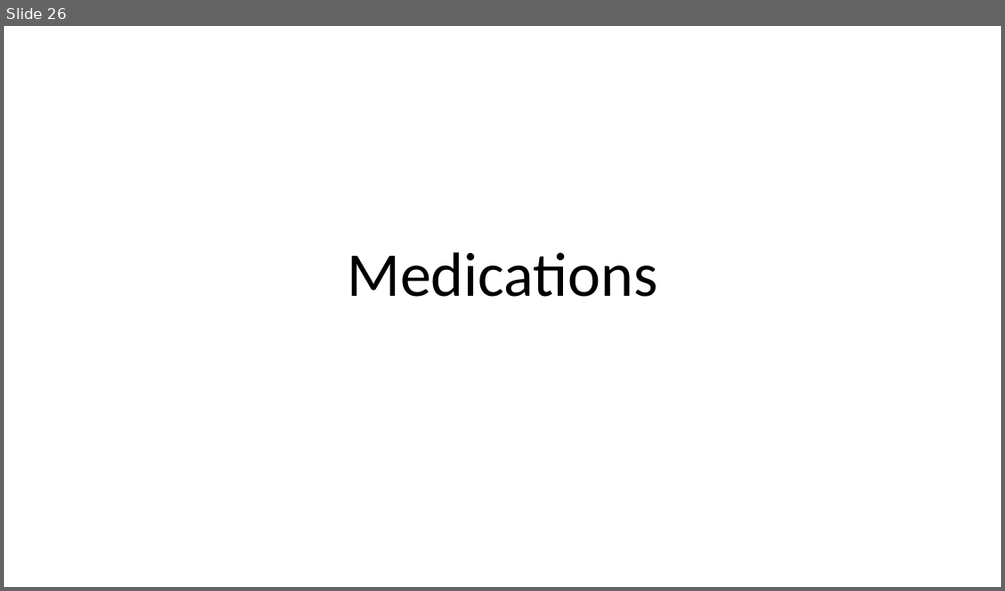
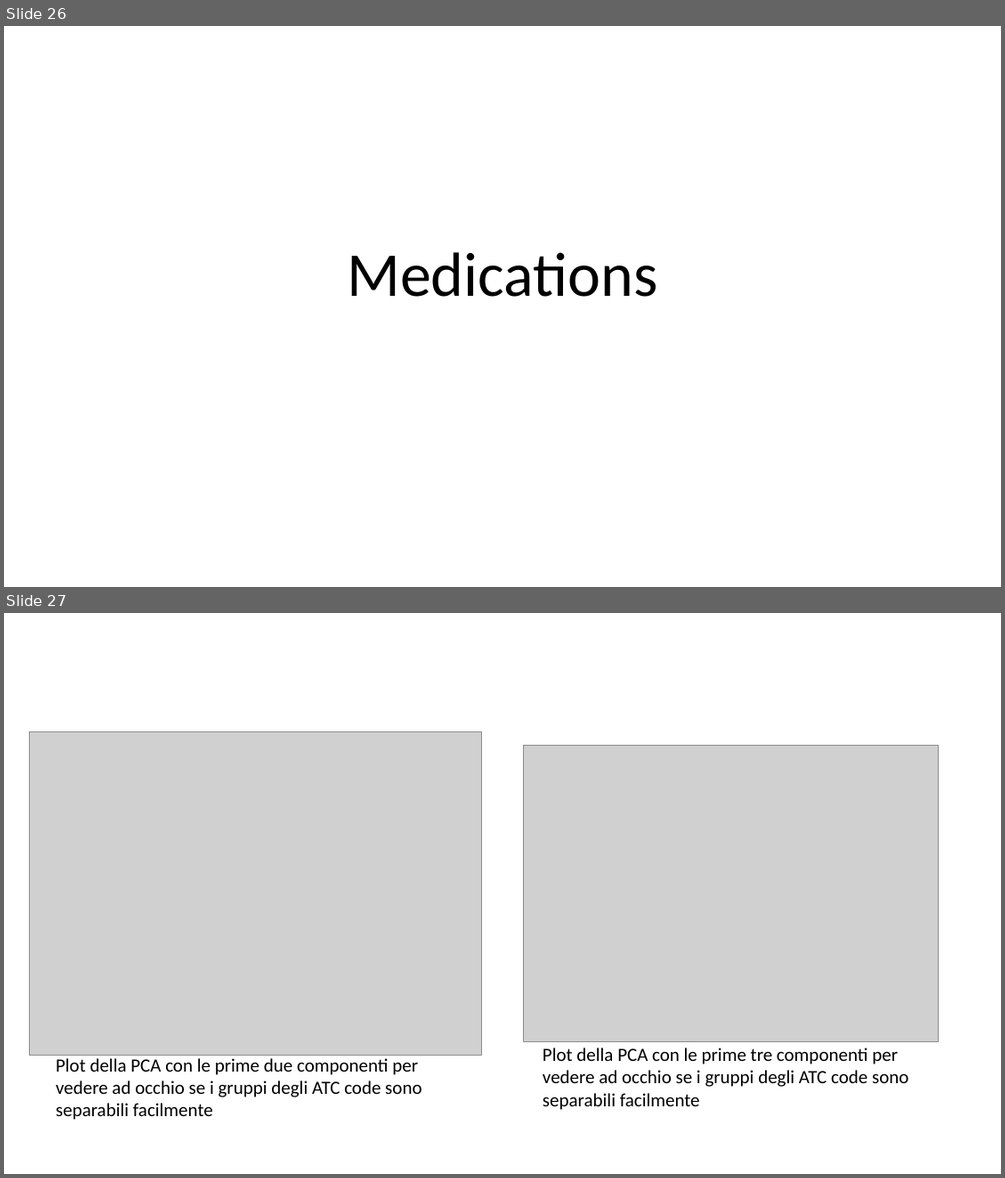
Before and after one commit to UPOD-datascience/ODIN, a slide deck: assets/ppt/data_exploration.pptx. Shown one above the other, each under a label of ours: slide 26 before the commit, slides 26 and 27 after it. The pictures are 1005x591 and 1005x1178 pixels, drawn with LibreOffice and Linux fonts; fonts in the diff are those of the drawing; grey boxes stand for pictures. Boxes give left, top, right and bottom in pixels: in the first picture for what was removed or moved away, otherwise in the second. Text is boxed around its words. In the diff, an @@ line names an element or a change of style, - is before the commit and + after.

```diff
--- a/assets/ppt/data_exploration.pptx
+++ b/assets/ppt/data_exploration.pptx
@@ slide 27 added at [4, 613, 1001, 1174], background #FFFFFF @@
@@ picture added at [30, 732, 481, 1055] @@
@@ picture added at [524, 746, 938, 1041] @@
@@ text added at [56, 1058, 421, 1119], 18 pt, text #000000 @@
+Plot della PCA con le prime due componenti per vedere ad occhio se i gruppi degli ATC code sono separabili facilmente
@@ text added at [542, 1047, 908, 1110], 18 pt, text #000000 @@
+Plot della PCA con le prime tre componenti per vedere ad occhio se i gruppi degli ATC code sono separabili facilmente
```
Also in this commit, not shown: 3 slides changed, 4 other slides added, 1 slide removed, 4 other files.
